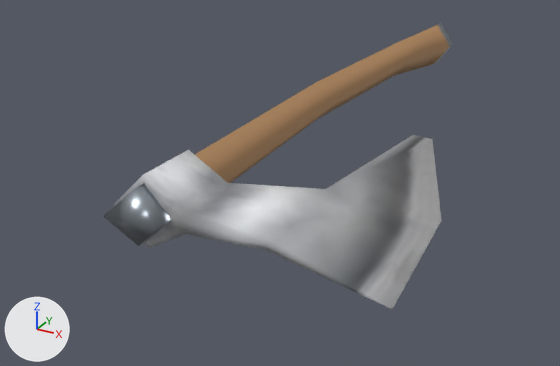
Two versions of the Blender file models/items/weapons/orc_axe/orc_axe.blend, one commit apart.
Rendered twice from a 50 mm camera at (0.249, -0.716, 0.257) aimed at (-0.088, -0.103, -0.05). Every picture has the same lights, and +X, +Y and +Z are marked at lower left. The first picture is the older version.

The scene before the commit, as lines of its bpy script (objects in view):
```python
me_one_handed_axe_1 = bpy.data.meshes.new('one_handed_axe_1')
me_one_handed_axe_1.from_pydata(...)  # 30 vertices, 52 faces; spans x -0.069..0.069, y -0.197..-0.032, z -0.017..0.017
me_one_handed_axe_1.polygons.foreach_set('use_smooth', [True] * 52)
me_one_handed_axe_1.materials.append(mat_mat_one_handed_axe_1)  # picture img_tex_one_handed_axe_1
me_one_handed_axe_1_001 = bpy.data.meshes.new('one_handed_axe_1.001')
me_one_handed_axe_1_001.from_pydata(...)  # 16 vertices, 24 faces; spans x 0.028..0.069, y -0.144..0.172, z -0.015..0.015
me_one_handed_axe_1_001.polygons.foreach_set('use_smooth', [True] * 24)
me_one_handed_axe_1_001.materials.append(mat_wood)  # brown #ad8459
me_one_handed_axe_1_002 = bpy.data.meshes.new('one_handed_axe_1.002')
me_one_handed_axe_1_002.from_pydata(...)  # 8 vertices, 10 faces; spans x 0.0376..0.0646, y -0.1889..-0.1771, z -0.0135..0.0135
me_one_handed_axe_1_002.polygons.foreach_set('use_smooth', [True] * 10)
me_one_handed_axe_1_002.materials.append(mat_steelmetal)  # grey #a2aab1
ob_blade = bpy.data.objects.new('Blade', me_one_handed_axe_1)
ob_blade.location = (0.0, 0.0, 0.0049)
ob_blade.rotation_euler = (0.0, 3.142, 0.0)  # degrees (0, 180, 0)
ob_blade.scale = (1.74, 1.74, 1.74)
ob_handle = bpy.data.objects.new('Handle', me_one_handed_axe_1_001)
ob_handle.location = (0.0, 0.0, 0.0049)
ob_handle.rotation_euler = (0.0, 3.142, 0.0)  # degrees (0, 180, 0)
ob_handle.scale = (1.74, 1.74, 1.74)
ob_handletop = bpy.data.objects.new('HandleTop', me_one_handed_axe_1_002)
ob_handletop.location = (0.0, 0.0, 0.0049)
ob_handletop.rotation_euler = (0.0, 3.142, 0.0)  # degrees (0, 180, 0)
ob_handletop.scale = (1.74, 1.74, 1.74)
```
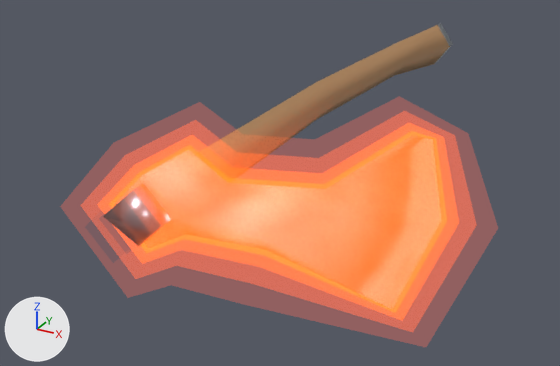
Location of each change, (x1, y1, x2, y2) in pixels of the pictures (560 x 366 px):
'BladeGlow', added (orange)
    after: (60, 96, 498, 347)
    faces in mat_fireglow3: (60, 96, 498, 347)
    faces in mat_fireglow2: (92, 204, 130, 258)
    faces in mat_fireglow1: (104, 208, 135, 248)

Diff of the bpy script that builds the scene:
```diff
--- a/models/items/weapons/orc_axe/orc_axe.blend.py
+++ b/models/items/weapons/orc_axe/orc_axe.blend.py
@@ mat_fireglow3 @@
+mat_fireglow3 = bpy.data.materials.new('FireGlow3')
+# nodes: BsdfTransparent, Emission, MixShader, OutputMaterial
+# colours: orange #ff6110
@@ mat_fireglow0 @@
+mat_fireglow0 = bpy.data.materials.new('FireGlow0')
+# nodes: BsdfTransparent, Emission, MixShader, OutputMaterial
+# colours: orange #ff6110
@@ mat_fireglow2 @@
+mat_fireglow2 = bpy.data.materials.new('FireGlow2')
+# nodes: BsdfTransparent, Emission, MixShader, OutputMaterial
+# colours: orange #ff6110
@@ mat_fireglow1 @@
+mat_fireglow1 = bpy.data.materials.new('FireGlow1')
+# nodes: BsdfTransparent, Emission, MixShader, OutputMaterial
+# colours: orange #ff6110
@@ me_bladefireglow @@
+me_bladefireglow.from_pydata(...)  # 120 vertices, 208 faces; spans x -0.086..0.087, y -0.212..-0.014, z -0.036..0.036
+# faces by material slot: [52, 52, 52, 52]
+me_bladefireglow.materials.append(mat_fireglow0)
+me_bladefireglow.materials.append(mat_fireglow1)
+me_bladefireglow.materials.append(mat_fireglow2)
+me_bladefireglow.materials.append(mat_fireglow3)
@@ ob_bladeglow @@
+ob_bladeglow = bpy.data.objects.new('BladeGlow', me_bladefireglow)
+ob_bladeglow.location = (0.0, 0.0, 0.0049)
+ob_bladeglow.rotation_euler = (0.0, -3.142, 0.0)  # degrees (0, -180, 0)
+ob_bladeglow.scale = (1.74, 1.74, 1.74)
```
